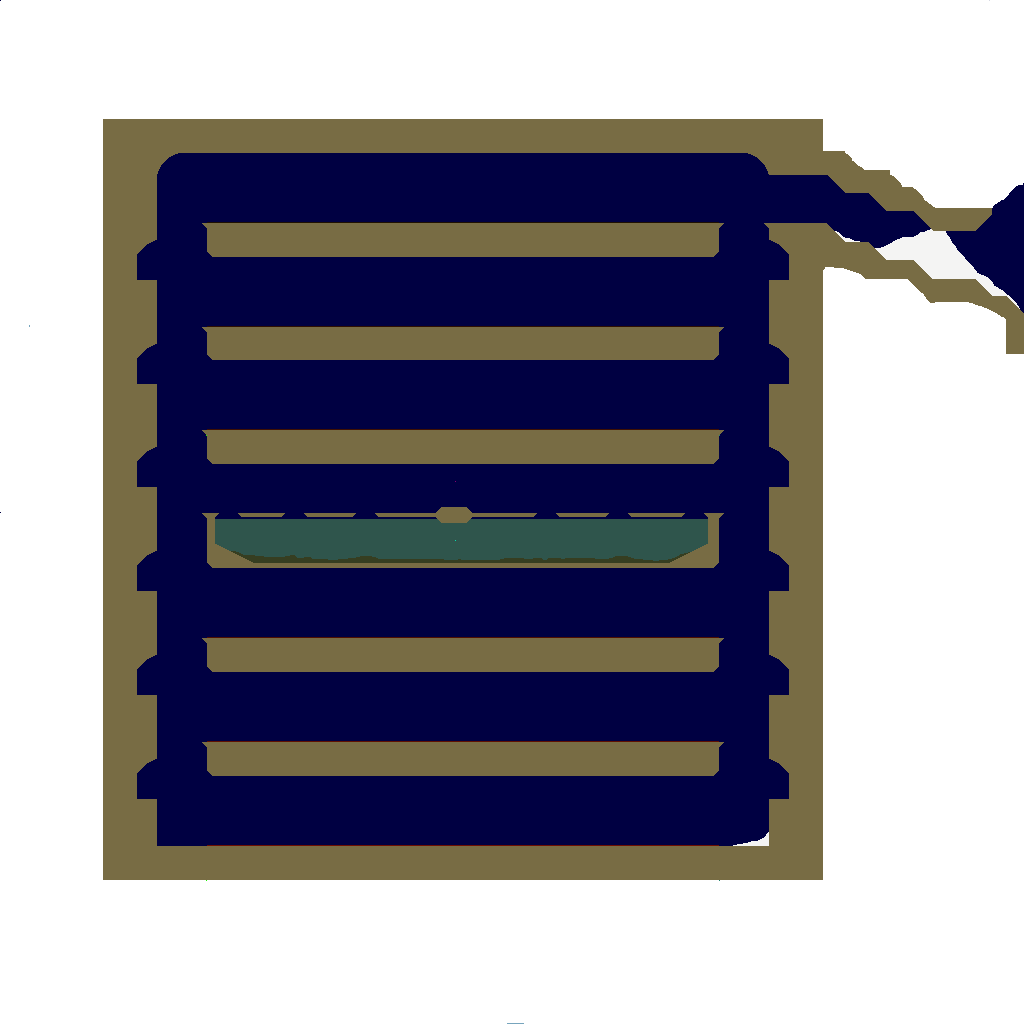
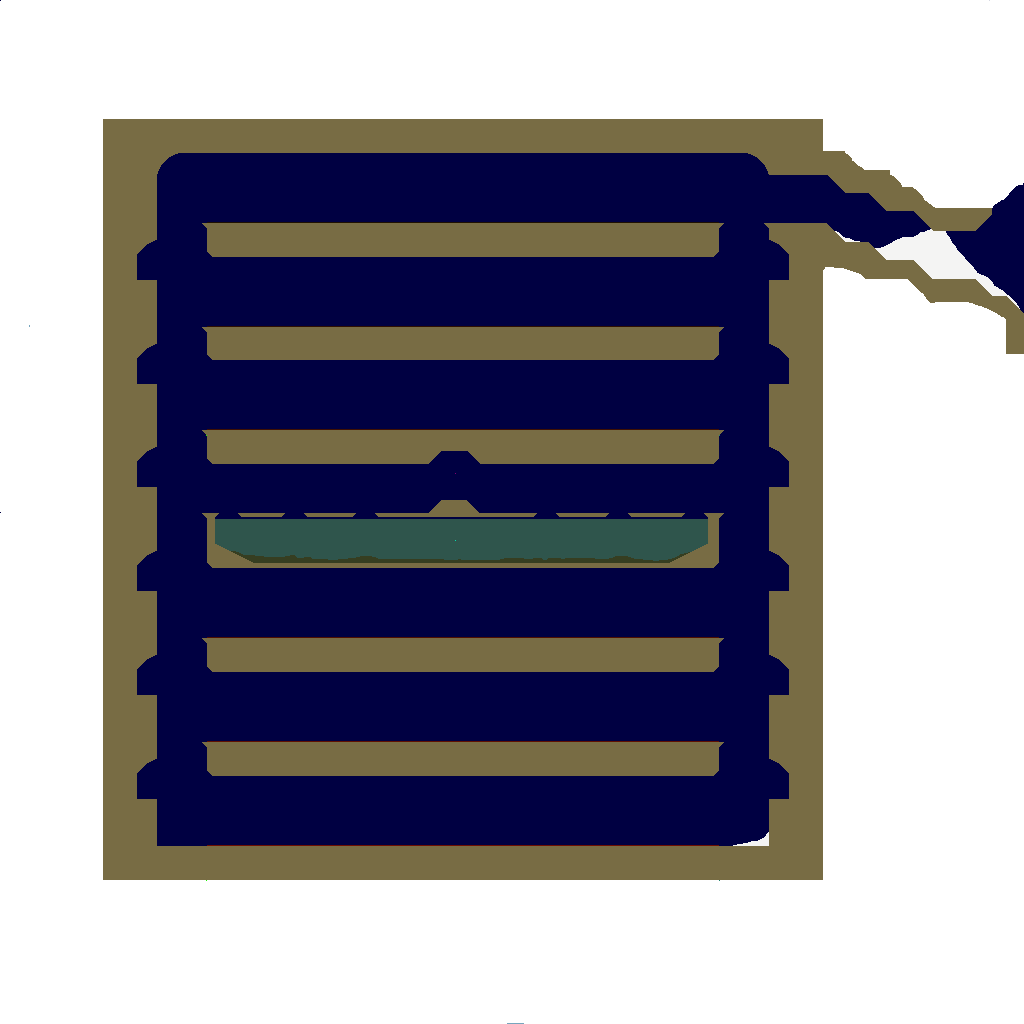
Revision of a layered w=1024, h=1024 image; what changed, layer by layer:
painted on "Layer copy" over (429, 451, 480, 523)
